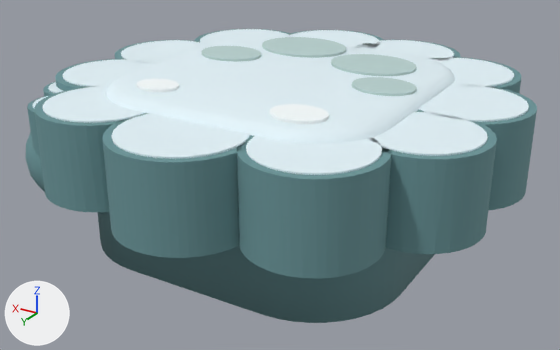
One commit to the FBX model assets/skins/roblox/corpo/individual/body_nuvem.fbx: the scene before it, then after it.
The view is the same before and after, from a 50 mm lens placed at (-4.65, 7.88, 3.59), pointed at (0.02, 0.1, -0.29). Every picture has the same lights, and +X, +Y and +Z are marked at lower left. The picture after the commit comes second. Where no turn or scale is listed for an object, it has been applied to the vertices.

Objects in the first picture: 'body_nuvem_corpo', 'body_nuvem_mao'.
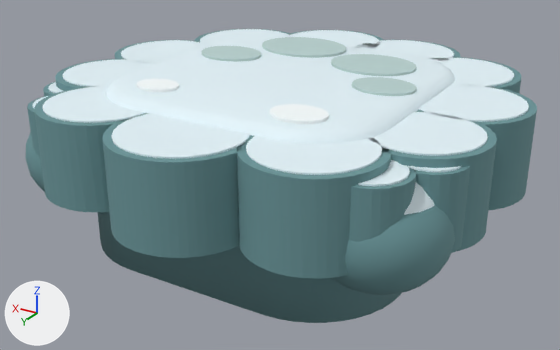
The edits, one by one:
Mesh me_body_nuvem_mao_esq_002 is new.
It has 766 vertices, 1500 faces and spans x -0.76..0.76, y -0.75..0.75, z -0.77..0.65.
It uses material mat_corpo_palette (picture img_corpo_palette_png).
Object 'body_nuvem_mao_esq' (ob_body_nuvem_mao_esq) is new; it shows me_body_nuvem_mao_esq_002.
Its location is (-1.95, 1.45, 0.2).

What differs and where, as boxes (x1, y1, x2, y2) in the pictures (560 x 350 px):
'body_nuvem_mao_esq', added (cyan): after (332, 160, 470, 295)
